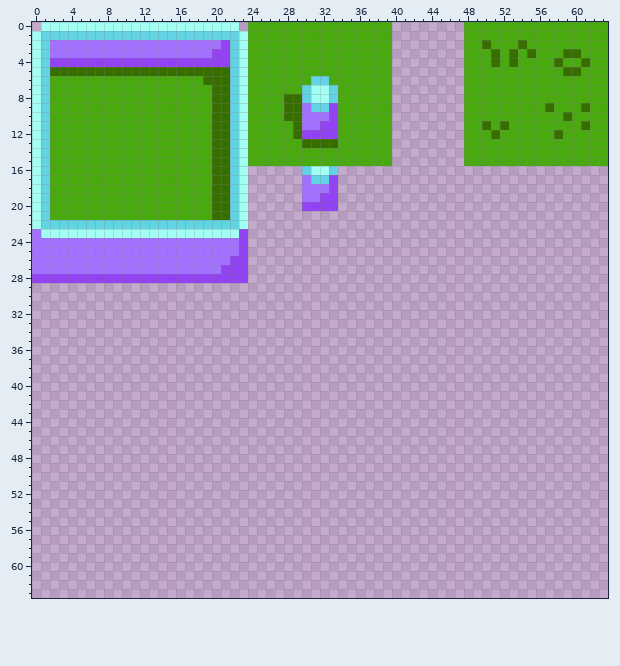
One commit to this pixel-art sprite: Minigolf/assets/images/tileset/tileset.png. The picture above is the old version.
The file is 64x64 pixels.
After:
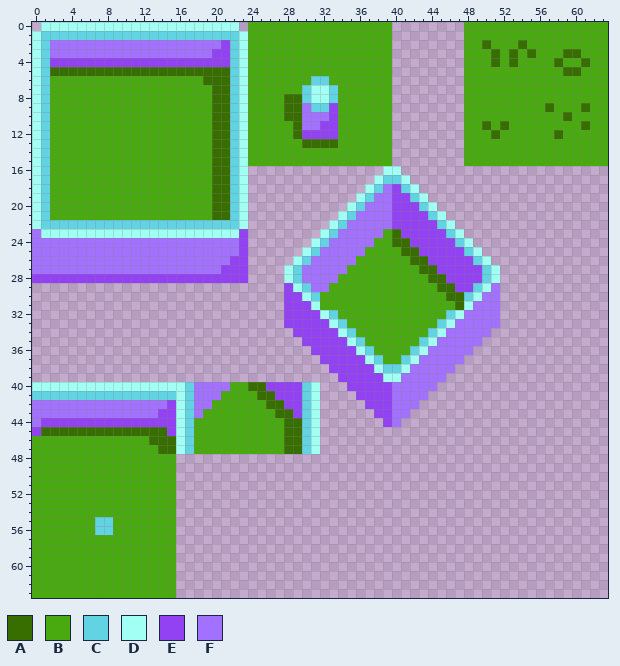
Palette (. is transparent): A #386d00  B #49aa10  C #61d3e3  D #a2fff3  E #9241f3  F #a271ff
Change:
@@ x 0..63 @@
 15 DCBBBBBBBBBBBBBBBBBBAACDBBBBBBBBBBBBBBBB........BBBBBBBBBBBBBBBB
-16 DCBBBBBBBBBBBBBBBBBBAACD......CDDC..............................
-17 DCBBBBBBBBBBBBBBBBBBAACD......FCCE..............................
-18 DCBBBBBBBBBBBBBBBBBBAACD......FFFE..............................
-19 DCBBBBBBBBBBBBBBBBBBAACD......FFEE..............................
-20 DCBBBBBBBBBBBBBBBBBBAACD......EEEE..............................
-21 DCBBBBBBBBBBBBBBBBBBAACD........................................
-22 DCCCCCCCCCCCCCCCCCCCCCCD........................................
-23 FDDDDDDDDDDDDDDDDDDDDDDE........................................
-24 FFFFFFFFFFFFFFFFFFFFFFFE........................................
-25 FFFFFFFFFFFFFFFFFFFFFFFE........................................
-26 FFFFFFFFFFFFFFFFFFFFFFEE........................................
-27 FFFFFFFFFFFFFFFFFFFFFEEE........................................
-28 EEEEEEEEEEEEEEEEEEEEEEEE........................................
-29 ................................................................
-30 ................................................................
-31 ................................................................
-32 ................................................................
-33 ................................................................
-34 ................................................................
-35 ................................................................
-36 ................................................................
-37 ................................................................
-38 ................................................................
-39 ................................................................
-40 ................................................................
-41 ................................................................
-42 ................................................................
-43 ................................................................
-44 ................................................................
-45 ................................................................
-46 ................................................................
-47 ................................................................
-48 ................................................................
-49 ................................................................
-50 ................................................................
-51 ................................................................
-52 ................................................................
-53 ................................................................
-54 ................................................................
-55 ................................................................
-56 ................................................................
-57 ................................................................
-58 ................................................................
-59 ................................................................
-60 ................................................................
-61 ................................................................
-62 ................................................................
-63 ................................................................
+16 DCBBBBBBBBBBBBBBBBBBAACD...............DD.......................
+17 DCBBBBBBBBBBBBBBBBBBAACD..............DCCD......................
+18 DCBBBBBBBBBBBBBBBBBBAACD.............DCFECD.....................
+19 DCBBBBBBBBBBBBBBBBBBAACD............DCFFEECD....................
+20 DCBBBBBBBBBBBBBBBBBBAACD...........DCFFFEEECD...................
+21 DCBBBBBBBBBBBBBBBBBBAACD..........DCFFFFEEEECD..................
+22 DCCCCCCCCCCCCCCCCCCCCCCD.........DCFFFFFEEEEECD.................
+23 FDDDDDDDDDDDDDDDDDDDDDDE........DCFFFFFBAEEEEECD................
+24 FFFFFFFFFFFFFFFFFFFFFFFE.......DCFFFFFBBAAEEEEECD...............
+25 FFFFFFFFFFFFFFFFFFFFFFFE......DCFFFFFBBBBAAEEEEECD..............
+26 FFFFFFFFFFFFFFFFFFFFFFEE.....DCFFFFFBBBBBBAAEEEEECD.............
+27 FFFFFFFFFFFFFFFFFFFFFEEE....DCFFFFFBBBBBBBBAAEEEEECD............
+28 EEEEEEEEEEEEEEEEEEEEEEEE....DCFFFFBBBBBBBBBBAAEEEECD............
+29 ............................EDCFFBBBBBBBBBBBBAAEECDF............
+30 ............................EEDCBBBBBBBBBBBBBBAACDFF............
+31 ............................EEEDBBBBBBBBBBBBBBBADFFF............
+32 ............................EEEEDCBBBBBBBBBBBBCDFFFF............
+33 ............................EEEEEDCBBBBBBBBBBCDFFFFF............
+34 .............................EEEEEDCBBBBBBBBCDFFFFF.............
+35 ..............................EEEEEDCBBBBBBCDFFFFF..............
+36 ...............................EEEEEDCBBBBCDFFFFF...............
+37 ................................EEEEEDCBBCDFFFFF................
+38 .................................EEEEEDCCDFFFFF.................
+39 ..................................EEEEEDDFFFFF..................
+40 DDDDDDDDDDDDDDDDDCFFFFBBAAEEEECD...EEEEEFFFFF...................
+41 CCCCCCCCCCCCCCCCDCFFFBBBBAAEEECD....EEEEFFFF....................
+42 FFFFFFFFFFFFFFFEDCFFBBBBBBAAEECD.....EEEFFF.....................
+43 FFFFFFFFFFFFFFEEDCFBBBBBBBBAAECD......EEFF......................
+44 FEEEEEEEEEEEEEEEDCBBBBBBBBBBAACD.......EF.......................
+45 EAAAAAAAAAAAAAAEDCBBBBBBBBBBAACD................................
+46 BBBBBBBBBBBBBAAADCBBBBBBBBBBAACD................................
+47 BBBBBBBBBBBBBBAADCBBBBBBBBBBAACD................................
+48 BBBBBBBBBBBBBBBB................................................
+49 BBBBBBBBBBBBBBBB................................................
+50 BBBBBBBBBBBBBBBB................................................
+51 BBBBBBBBBBBBBBBB................................................
+52 BBBBBBBBBBBBBBBB................................................
+53 BBBBBBBBBBBBBBBB................................................
+54 BBBBBBBBBBBBBBBB................................................
+55 BBBBBBBCCBBBBBBB................................................
+56 BBBBBBBCCBBBBBBB................................................
+57 BBBBBBBBBBBBBBBB................................................
+58 BBBBBBBBBBBBBBBB................................................
+59 BBBBBBBBBBBBBBBB................................................
+60 BBBBBBBBBBBBBBBB................................................
+61 BBBBBBBBBBBBBBBB................................................
+62 BBBBBBBBBBBBBBBB................................................
+63 BBBBBBBBBBBBBBBB................................................
